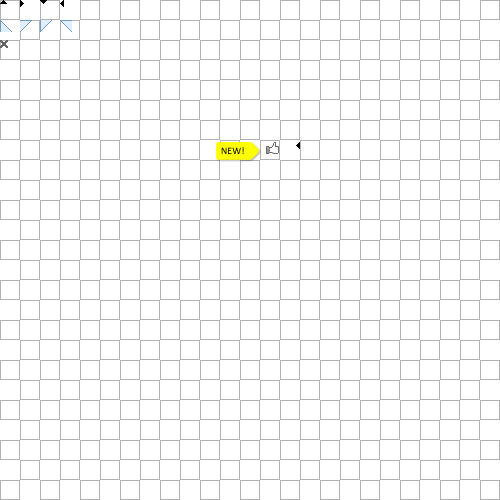
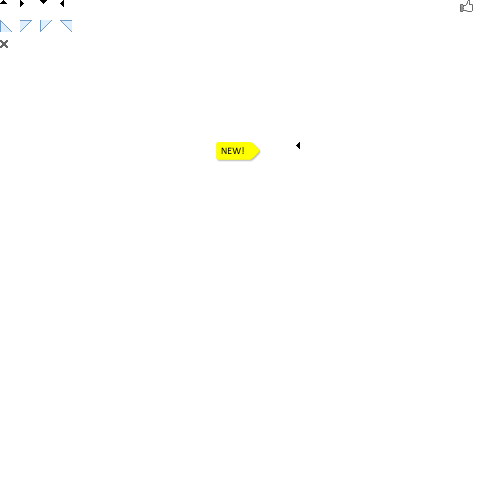
Layers edited between the first and the second 500 x 500 image:
painted on "Layer 0" over (266, 0, 473, 154)
hid "Layer 1" over (0, 0, 500, 500)
